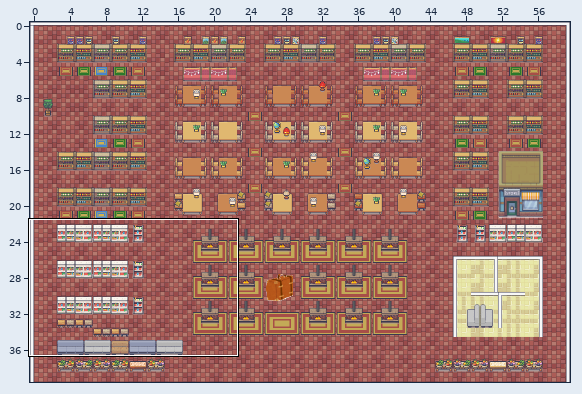
A Tiled map gets an edit: assets/library.tmx. The first picture is a wide view before the edit; the outline marks the close-up.
Close-up. Earlier state:
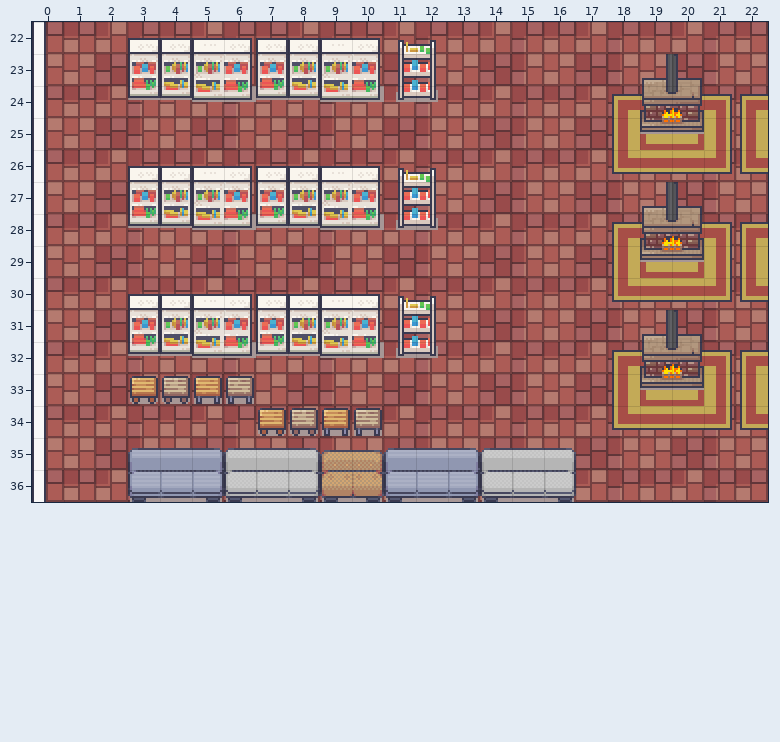
Cells are 16x16 px. Shown: x 0..22, y 22..36.
Now the later version:
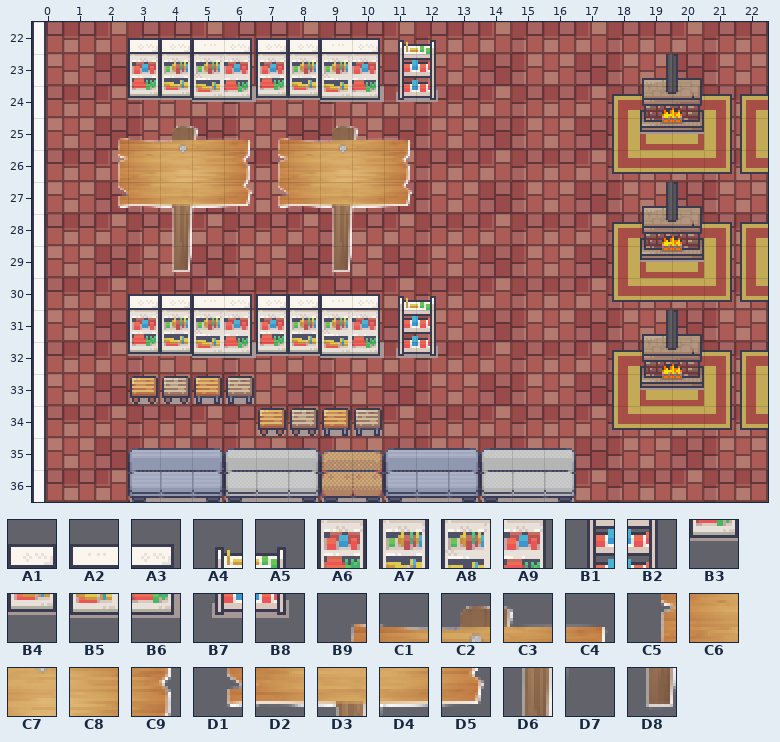
Key: from "Interiors_free_16x16": A1 290, A2 292, A3 293, A4 294, A5 295, A6 306, A7 307, A8 308, A9 309, B1 310, B2 311, B3 322, B4 323, B5 324, B6 325, B7 326, B8 327; from "告示牌": B9 0, C1 1, C2 2, C3 3, C4 4, C5 5, C6 6, C7 7, C8 8, C9 9, D1 10, D2 11, D3 12, D4 13, D5 14, D6 17, D7 18, D8 22.
__ is an empty cell.
Tiles replaced or removed in this view: A1, A2, A3, A4, A5, A6, A7, A8, A9, B1, B2, B3, B4, B5, B6, B7, B8.
What changed:
Changed rows in their new state; .. is an unchanged cell.
Layer "圖塊層 2":
first column x 2:
25 B9 C1 C2 C3 C4 B9 C1 C2 C3 C4 ..
26 C5 C6 C7 C8 C9 C5 C6 C7 C8 C9 __
27 D1 D2 D3 D4 D5 D1 D2 D3 D4 D5 __
28 .. __ D6 D7 __ __ __ D6 D7 __ __
29 .. .. D8 .. .. .. .. D8 .. .. ..
Boxes around the changes in both close-ups, in picture pixels (x1, y1, x2, y2):
changed: (118, 126, 438, 274)
